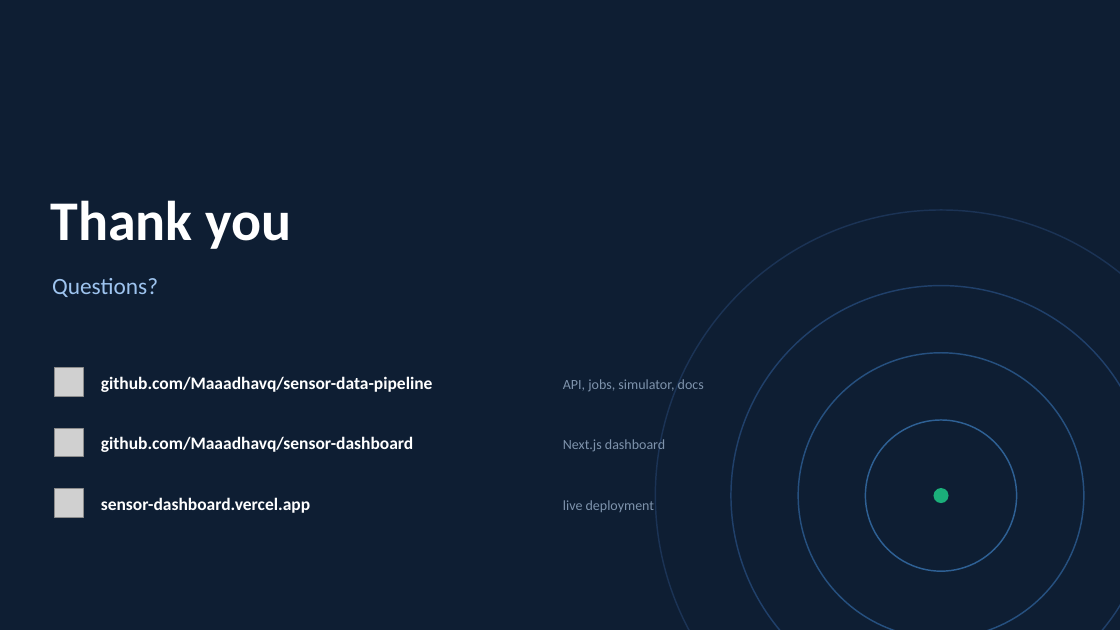
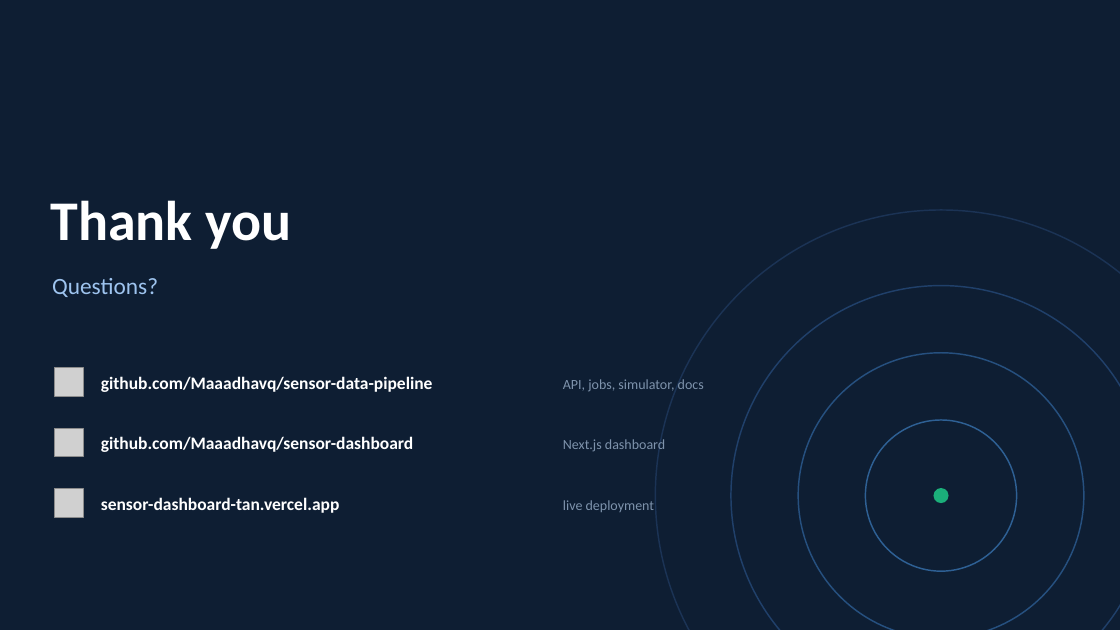
Before and after one commit to Maaadhavq/sensor-data-pipeline, a slide deck: slide 11 of docs/presentation.pptx. Drawn at 1120x630 pixels with LibreOffice and Linux fonts; fonts in the diff are those of the drawing; grey boxes stand for pictures. Boxes give left, top, right and bottom in pixels: in the first picture for what was removed or moved away, otherwise in the second. Text is boxed around its words. In the diff, an @@ line names an element or a change of style, - is before the commit and + after.

```diff
--- a/docs/presentation.pptx
+++ b/docs/presentation.pptx
@@ text at (101, 497, 340, 513): text changed @@
-sensor-dashboard.vercel.app
+sensor-dashboard-tan.vercel.app
```
Also in this commit, not shown: 1 other slide changed, 1 other file.
